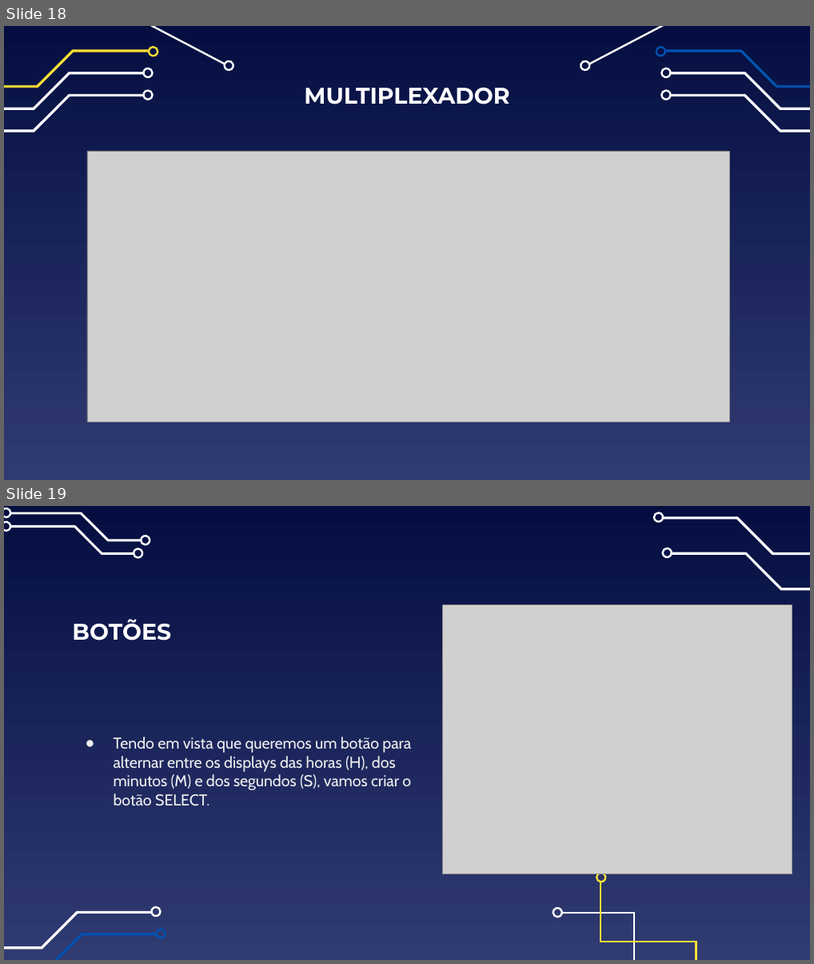
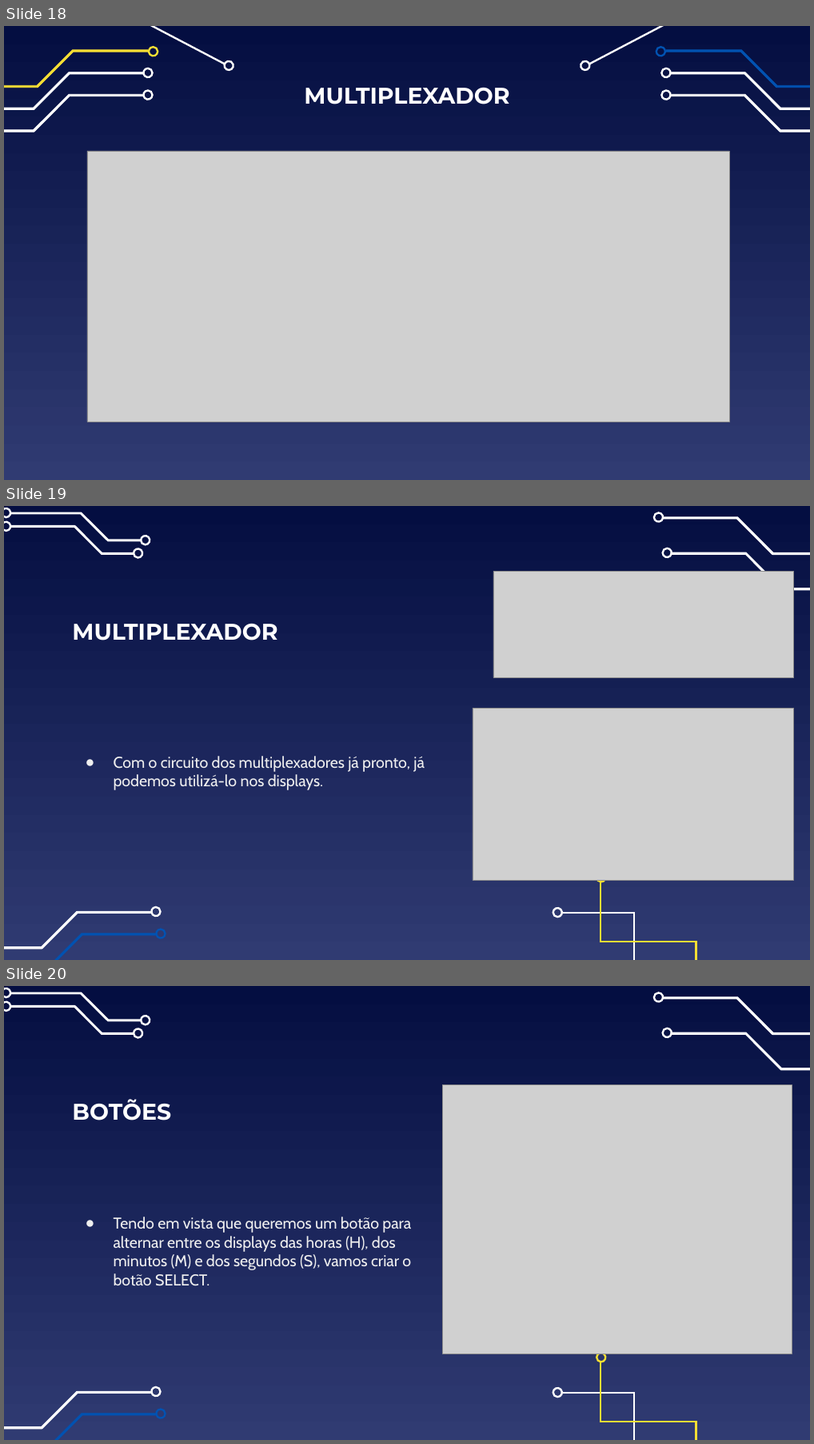
Before and after one commit to IgorTorquatto/Circuitos_Digitais, a slide deck: Trabalho_2_Circuitos_Digitais/TRABALHO - Copia.pptx. Shown one above the other, each under a label of ours: slides 18 and 19 before the commit, slides 18, 19 and 20 after it. The pictures are 814x964 and 814x1444 pixels, drawn with LibreOffice and Linux fonts; fonts in the diff are those of the drawing; grey boxes stand for pictures. Boxes give left, top, right and bottom in pixels: in the first picture for what was removed or moved away, otherwise in the second. Text is boxed around its words. In the diff, an @@ line names an element or a change of style, - is before the commit and + after.

```diff
--- a/Trabalho_2_Circuitos_Digitais/TRABALHO - Copia.pptx
+++ b/Trabalho_2_Circuitos_Digitais/TRABALHO - Copia.pptx
@@ slide 19 added at box(4, 506, 810, 960), background gradient #040E41 to #303B72; not listed: 18 template elements that a slide beside it also shows @@
@@ picture added at box(494, 571, 794, 677) @@
@@ title added at box(72, 623, 278, 640), 27 pt, text #FFFFFF, bold @@
+MULTIPLEXADOR
@@ picture added at box(473, 708, 794, 880) @@
@@ text added at box(114, 756, 425, 790), 18.7 pt, text #EFEFEF @@
+● Com o circuito dos multiplexadores já pronto, já podemos utilizá-lo nos displays.
@@ what was slide 19 is now slide 20 @@
```
Also in this commit, not shown: 1 slide changed, 3 other slides added, 13 other files.
